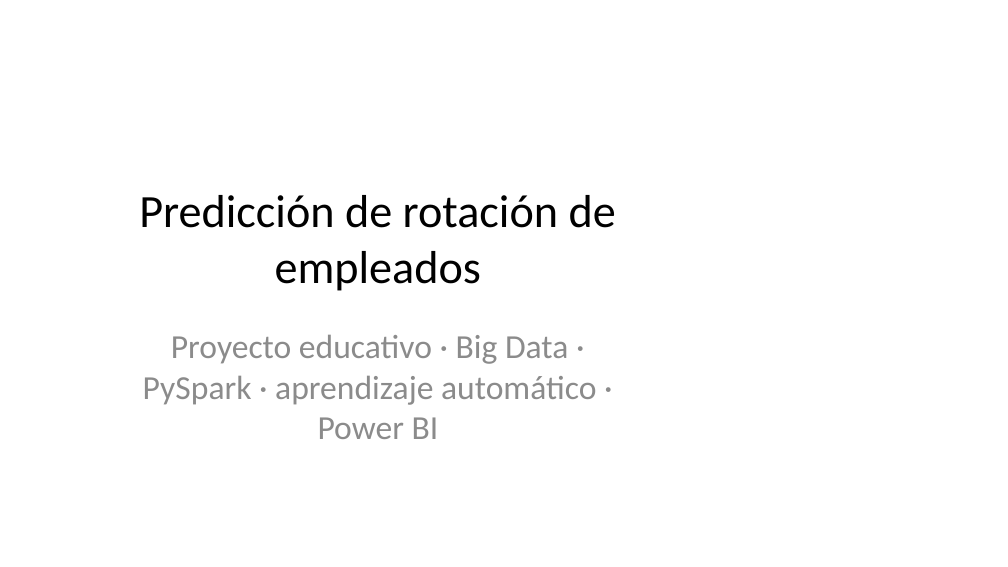
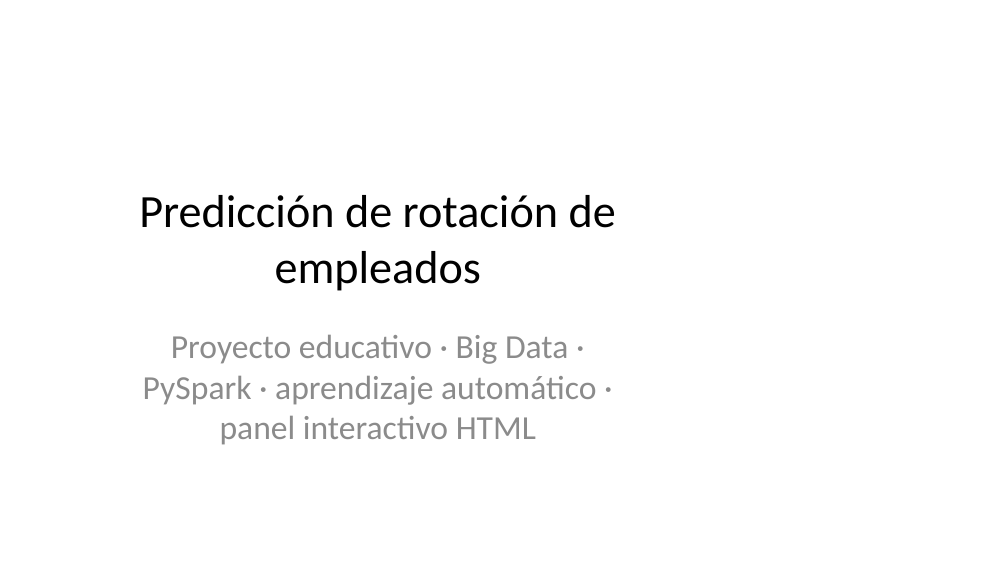
Before and after one commit to gitbeatriz123/Proyecto_Prediccion_Rotacion_Empleados_Beatriz.Velayos, a slide deck: slide 1 of docs/Presentacion_Proyecto_Rotacion.pptx. Drawn at 1008x567 pixels with LibreOffice and Linux fonts; fonts in the diff are those of the drawing. Boxes give left, top, right and bottom in pixels: in the first picture for what was removed or moved away, otherwise in the second. Text is boxed around its words. In the diff, an @@ line names an element or a change of style, - is before the commit and + after.

Commit message:
Replace legacy Power BI with canonical HTML panel

```diff
--- a/docs/Presentacion_Proyecto_Rotacion.pptx
+++ b/docs/Presentacion_Proyecto_Rotacion.pptx
@@ subtitle at (x1=143, y1=335, x2=596, y2=445): text changed @@
-Proyecto educativo · Big Data · PySpark · aprendizaje automático · Power BI
+Proyecto educativo · Big Data · PySpark · aprendizaje automático · panel interactivo HTML
```
Also in this commit, not shown: 6 other slides changed, 24 other files.
